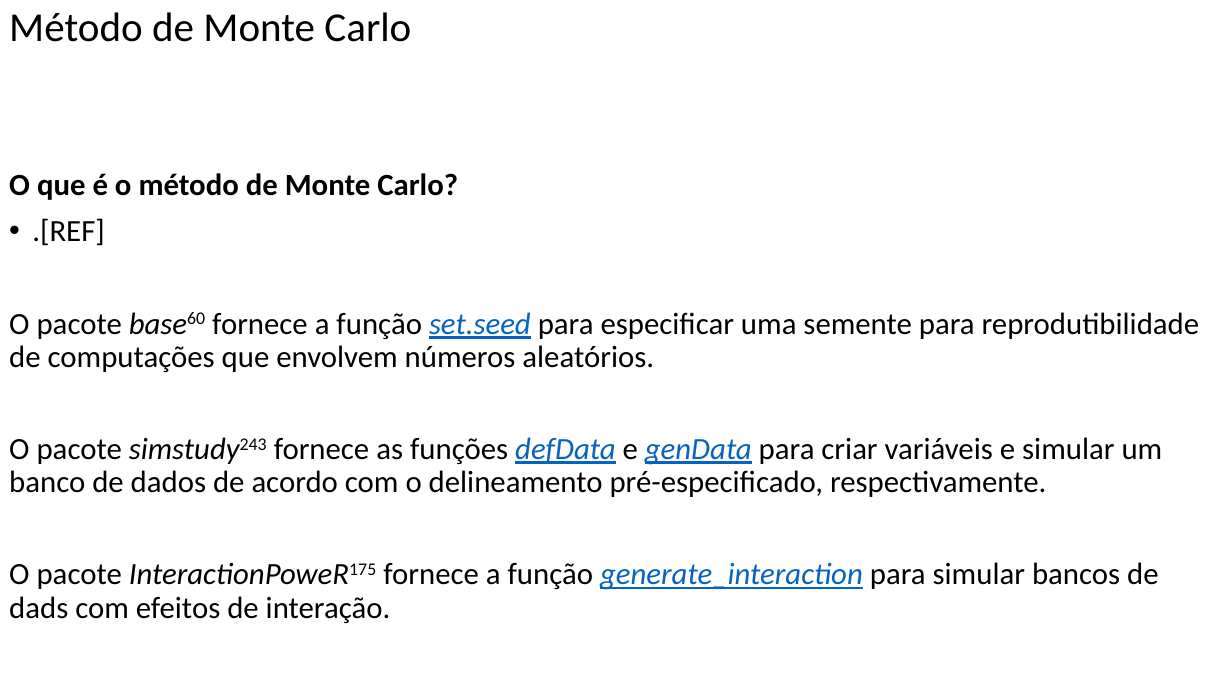
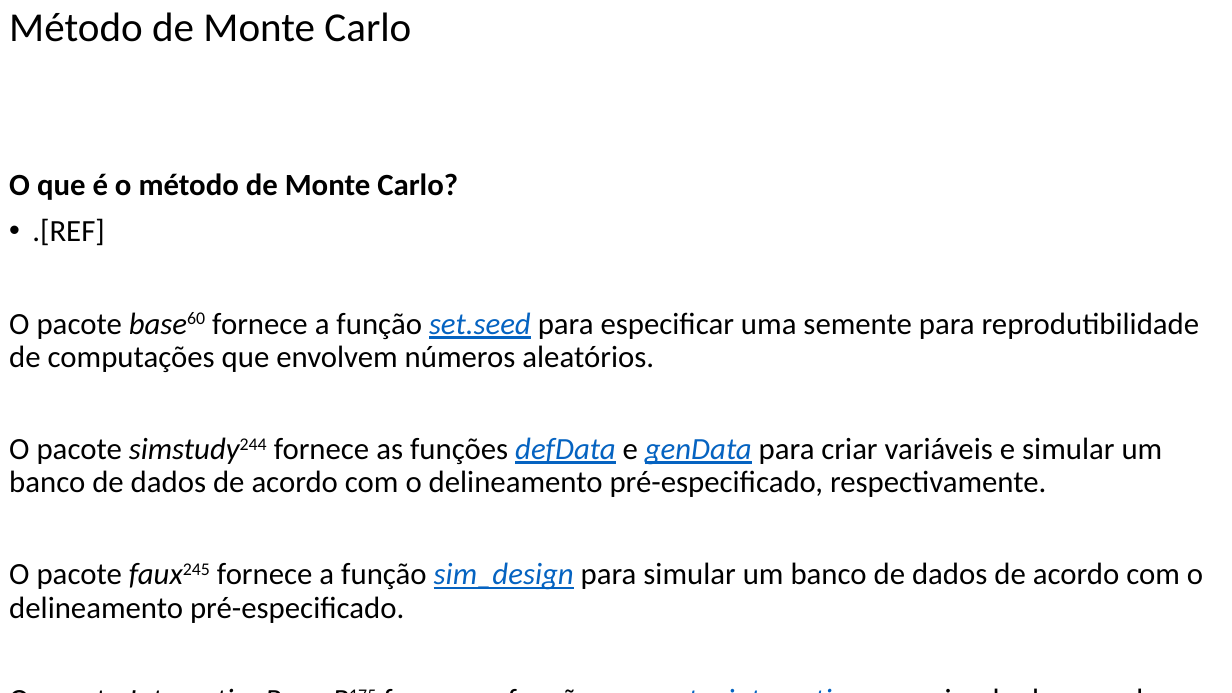
Before and after one commit to FerreiraAS/Ciencia-com-R, a slide deck: slide 154 of docs/Ciencia-com-R.pptx. Drawn at 1232x693 pixels with LibreOffice and Linux fonts; fonts in the diff are those of the drawing. Boxes give left, top, right and bottom in pixels: in the first picture for what was removed or moved away, otherwise in the second. Text is boxed around its words. In the diff, an @@ line names an element or a change of style, - is before the commit and + after.

```diff
--- a/docs/Ciencia-com-R.pptx
+++ b/docs/Ciencia-com-R.pptx
@@ text at bbox=[9, 437, 1203, 623]: text changed @@
-O pacote simstudy243 fornece as funções defData e genData para criar variáveis e simular um banco de dados de acordo com o delineamento pré-especificado, respectivamente.
+O pacote simstudy244 fornece as funções defData e genData para criar variáveis e simular um banco de dados de acordo com o delineamento pré-especificado, respectivamente.
+O pacote faux245 fornece a função sim_design para simular um banco de dados de acordo com o delineamento pré-especificado.
```
Also in this commit, not shown: 26 other slides changed, 56 other files.
